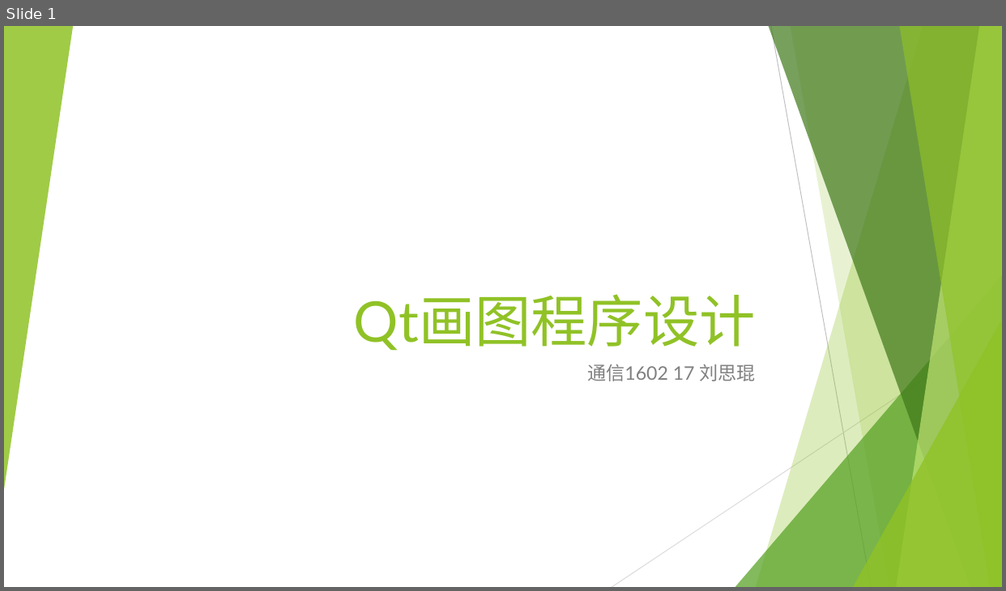
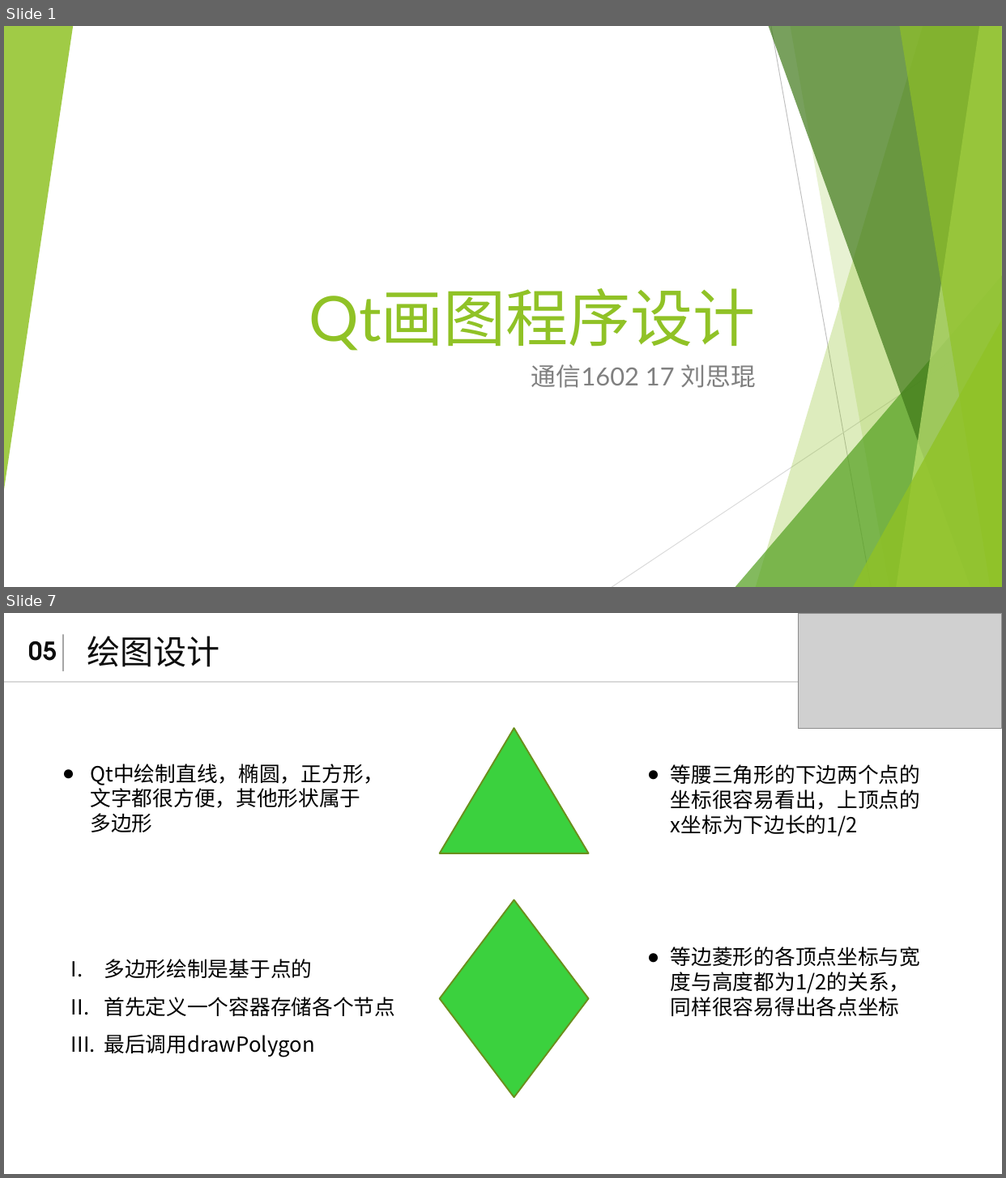
Before and after one commit to 1580994065/Qt_2018_FALL_Homework, a slide deck: lab02/lab02.pptx. Shown one above the other, each under a label of ours: slide 1 before the commit, slides 1 and 7 after it; the slides between them are not shown. The pictures are 1006x591 and 1006x1178 pixels, drawn with LibreOffice and Linux fonts; fonts in the diff are those of the drawing; grey boxes stand for pictures. Boxes give left, top, right and bottom in pixels: in the first picture for what was removed or moved away, otherwise in the second. Text is boxed around its words. In the diff, an @@ line names an element or a change of style, - is before the commit and + after.

```diff
--- a/lab02/lab02.pptx
+++ b/lab02/lab02.pptx
@@ slide 7 added at [4,613,1002,1174], background #FFFFFF @@
@@ line added from (63, 635) to (63, 671), #A6A6A6 1 pt @@
@@ free added at [87,631,299,671], 32 pt, text #0D0D0D @@
+绘图设计
@@ picture added at [799,614,1002,728] @@
@@ text added at [29,641,57,661], 24 pt, text #0D0D0D, bold @@
+05
@@ line added from (4, 682) to (1002, 682), #D9D9D9 1.5 pt @@
@@ triangle added at [440,728,589,854], fill #3BD13E, outline #6B901C 1.5 pt @@
@@ text added at [91,764,385,833], 20 pt, text #000000 @@
+● Qt中绘制直线，椭圆，正方形，文字都很方便，其他形状属于多边形
@@ text added at [671,764,920,837], 20 pt, text #000000 @@
+● 等腰三角形的下边两个点的坐标很容易看出，上顶点的x坐标为下边长的1/2
@@ diamond added at [440,901,589,1098], fill #3BD13E, outline #6B901C 1.5 pt @@
@@ text added at [671,947,920,1016], 20 pt, text #000000 @@
+● 等边菱形的各顶点坐标与宽度与高度都为1/2的关系，同样很容易得出各点坐标
@@ text added at [104,959,395,1058], 20 pt, text #000000 @@
+I. 多边形绘制是基于点的
+II. 首先定义一个容器存储各个节点
+III. 最后调用drawPolygon
@@ slide 1 changed as well @@
@@ title "Qt画图程序设计" at [309,288,756,351]: size 54 to 60 pt @@
@@ subtitle "通信1602 17 刘思琨" at [531,365,755,388]: size 18 to 24 pt @@
```
Also in this commit, not shown: 7 other slides added, 1 slide removed, 3 other files.
